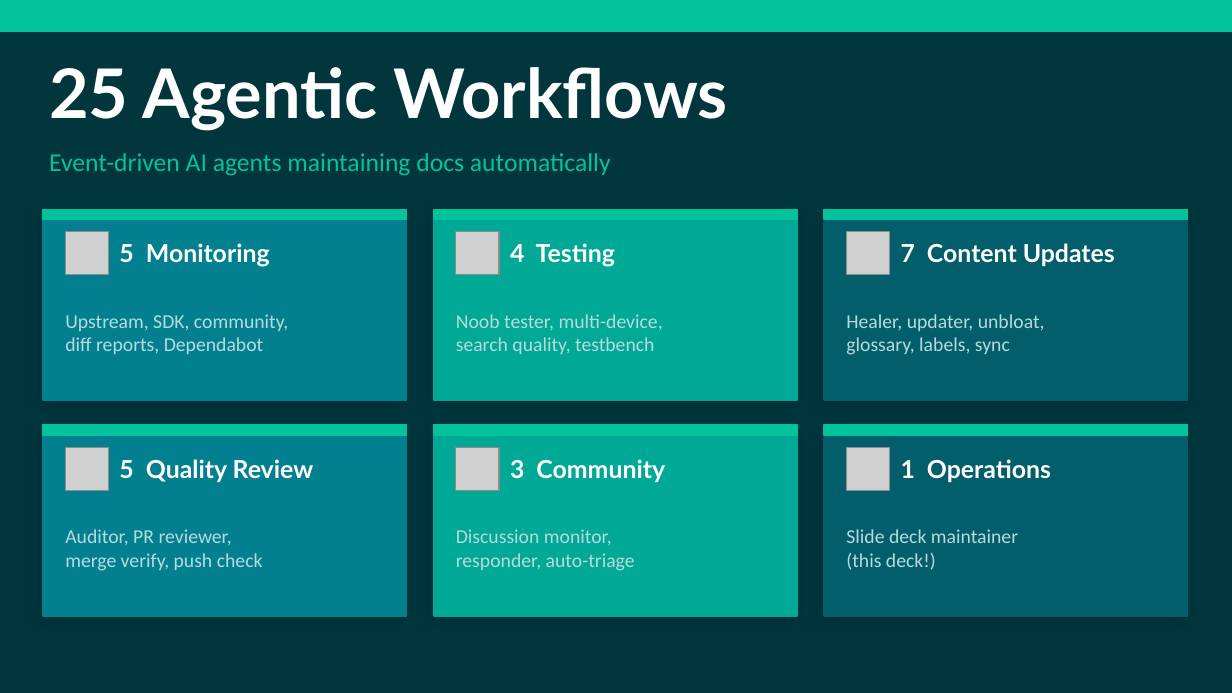
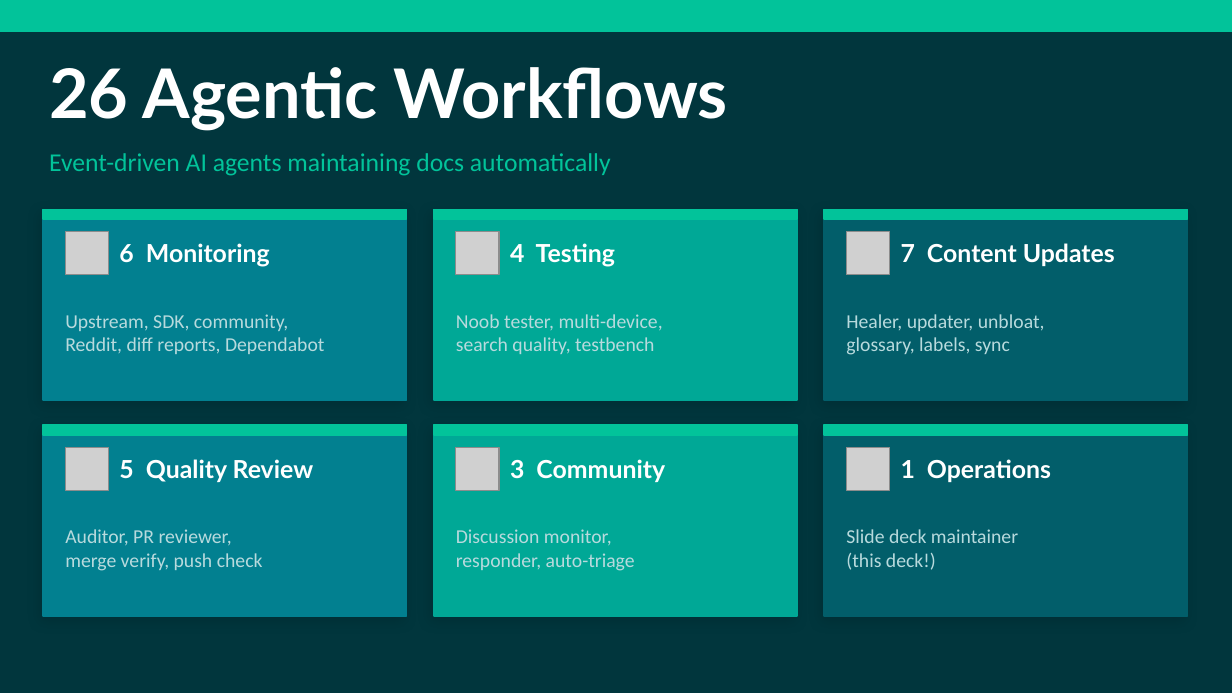
Before and after one commit to nicholasdbrady/foundry-docs, a slide deck: slide 5 of slides/foundry-docs-overview.pptx. Drawn at 1232x693 pixels with LibreOffice and Linux fonts; fonts in the diff are those of the drawing; grey boxes stand for pictures. Boxes give left, top, right and bottom in pixels: in the first picture for what was removed or moved away, otherwise in the second. Text is boxed around its words. In the diff, an @@ line names an element or a change of style, - is before the commit and + after.

```diff
--- a/slides/foundry-docs-overview.pptx
+++ b/slides/foundry-docs-overview.pptx
@@ text at (49, 67, 728, 131): text changed @@
-25 Agentic Workflows
+26 Agentic Workflows
@@ text at (119, 243, 270, 267): text changed @@
-5 Monitoring
+6 Monitoring
@@ text at (65, 337, 325, 354): text changed @@
-diff reports, Dependabot
+Reddit, diff reports, Dependabot
```
Also in this commit, not shown: 6 other slides changed, 1 slide added, 1 other file.
